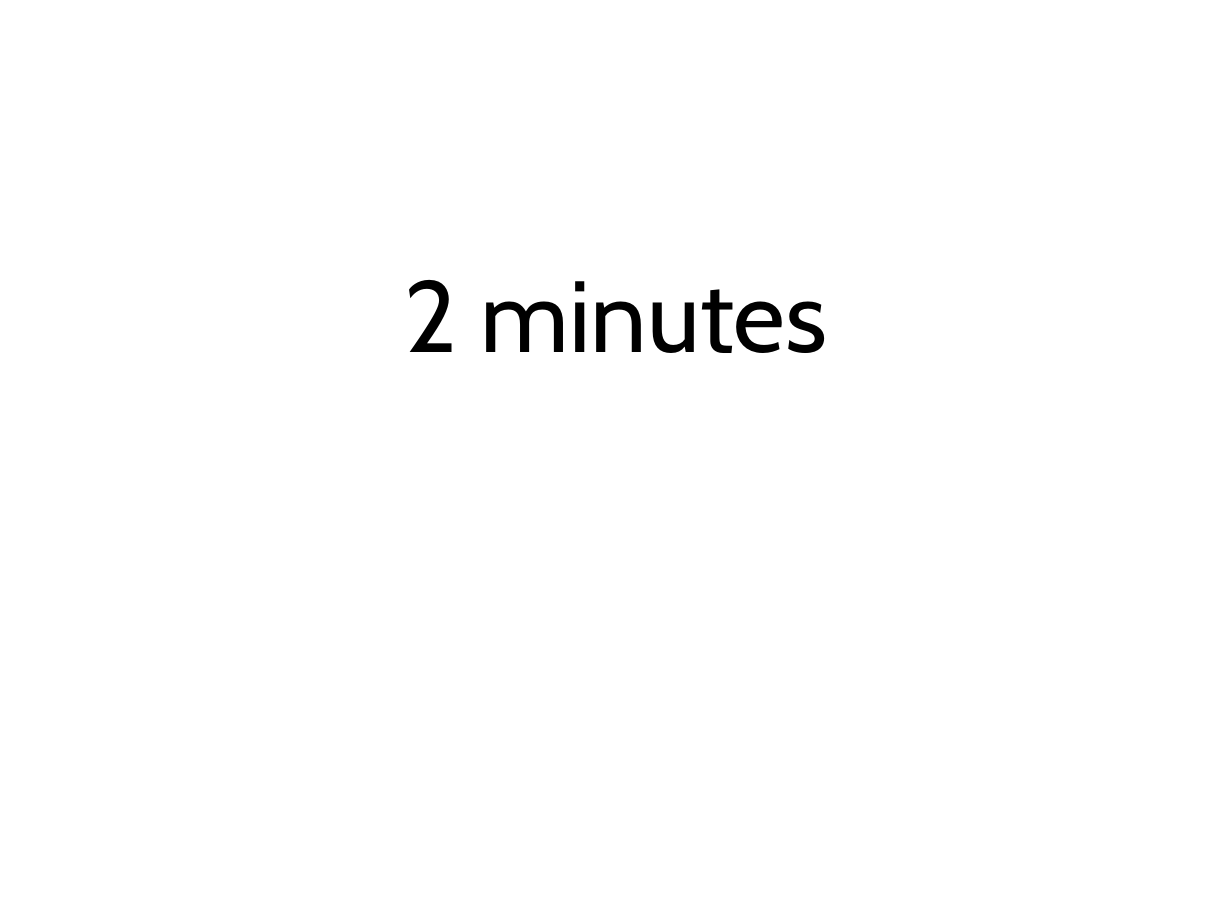
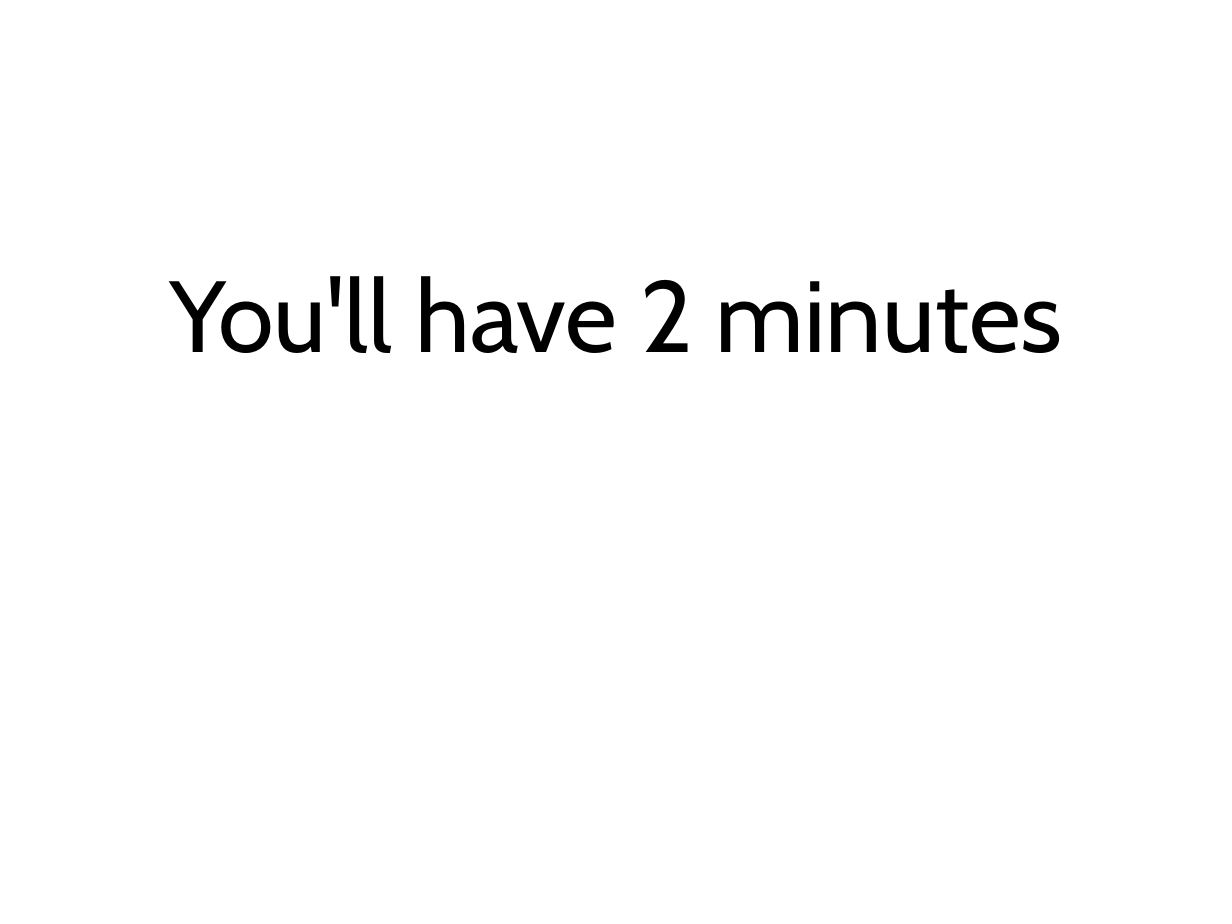
Before and after one commit to simpsonjulian/his-spa-materials, a slide deck: slide 13 of Presentation.odp. Drawn at 1232x924 pixels with LibreOffice and Linux fonts; fonts in the diff are those of the drawing. Boxes give left, top, right and bottom in pixels: in the first picture for what was removed or moved away, otherwise in the second. Text is boxed around its words. In the diff, an @@ line names an element or a change of style, - is before the commit and + after.

```diff
--- a/Presentation.odp
+++ b/Presentation.odp
@@ title at bbox=[169, 276, 1063, 353]: text changed @@
-2 minutes
+You'll have 2 minutes
```
Also in this commit, not shown: 7 other slides changed, 3 slides added, 1 slide removed, 1 other file.
